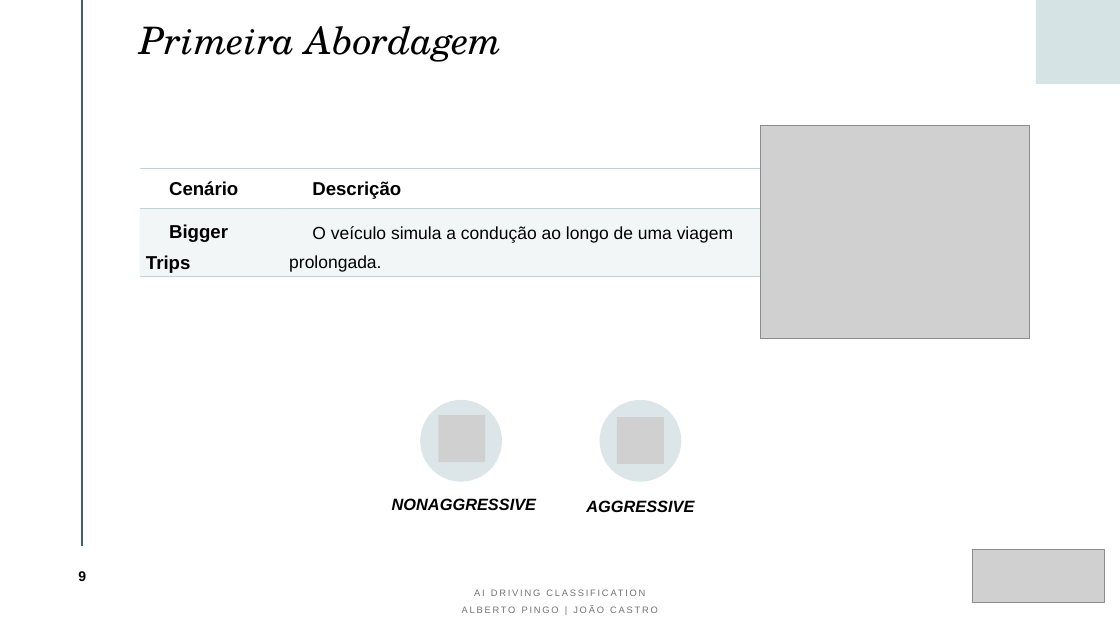
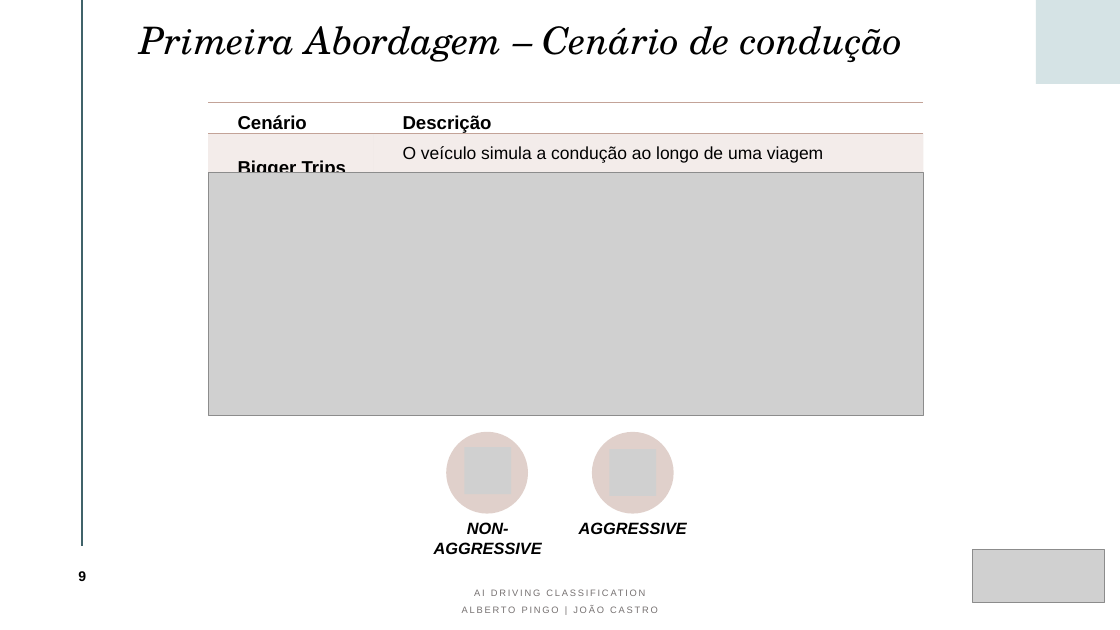
Before and after one commit to albertopingo/AI-driving-classification_FinalProject_CEng, a slide deck: slide 9 of ProjInf_AI_Driving_Classification.pptx. Drawn at 1120x630 pixels with LibreOffice and Linux fonts; fonts in the diff are those of the drawing; grey boxes stand for pictures. Boxes give left, top, right and bottom in pixels: in the first picture for what was removed or moved away, otherwise in the second. Text is boxed around its words. In the diff, an @@ line names an element or a change of style, - is before the commit and + after.

```diff
--- a/ProjInf_AI_Driving_Classification.pptx
+++ b/ProjInf_AI_Driving_Classification.pptx
@@ title at (x1=140, y1=26, x2=902, y2=62): text changed @@
-Primeira Abordagem
+Primeira Abordagem – Cenário de condução
@@ table at (x1=208, y1=103, x2=923, y2=196) @@
@@ fill #BFD4D9 at 20% opacity to #C3A398 at 20% opacity in row 2 @@
@@ borders changed @@
@@ table resized from (x1=139, y1=169, x2=761, y2=277) to (x1=208, y1=103, x2=923, y2=196) @@
@@ picture removed at (x1=761, y1=125, x2=1030, y2=339) @@
@@ picture added at (x1=208, y1=173, x2=924, y2=416) @@
@@ picture removed at (x1=439, y1=415, x2=486, y2=462) @@
@@ picture removed at (x1=618, y1=418, x2=665, y2=465) @@
@@ ellipse at (x1=446, y1=432, x2=528, y2=513): fill #DDE6E8 to #C3A398 at 50% opacity @@
@@ ellipse moved from (x1=420, y1=400, x2=502, y2=481) to (x1=446, y1=432, x2=528, y2=513) @@
@@ picture added at (x1=465, y1=447, x2=512, y2=494) @@
@@ ellipse moved from (x1=600, y1=400, x2=681, y2=481) to (x1=592, y1=432, x2=674, y2=513) @@
@@ ellipse at (x1=592, y1=432, x2=674, y2=513): fill #DDE6E8 to #C3A398 at 50% opacity @@
@@ picture added at (x1=609, y1=450, x2=656, y2=497) @@
@@ text removed at (x1=392, y1=498, x2=536, y2=510) @@
-NONAGGRESSIVE
@@ text added at (x1=434, y1=522, x2=542, y2=554), 14 pt, text #000000, bold, italic @@
+NON-AGGRESSIVE
@@ text "AGGRESSIVE" moved from (x1=586, y1=500, x2=694, y2=512) to (x1=579, y1=522, x2=687, y2=534) @@
```
Also in this commit, not shown: 9 other slides changed, 1 slide added, 9 slides removed.
